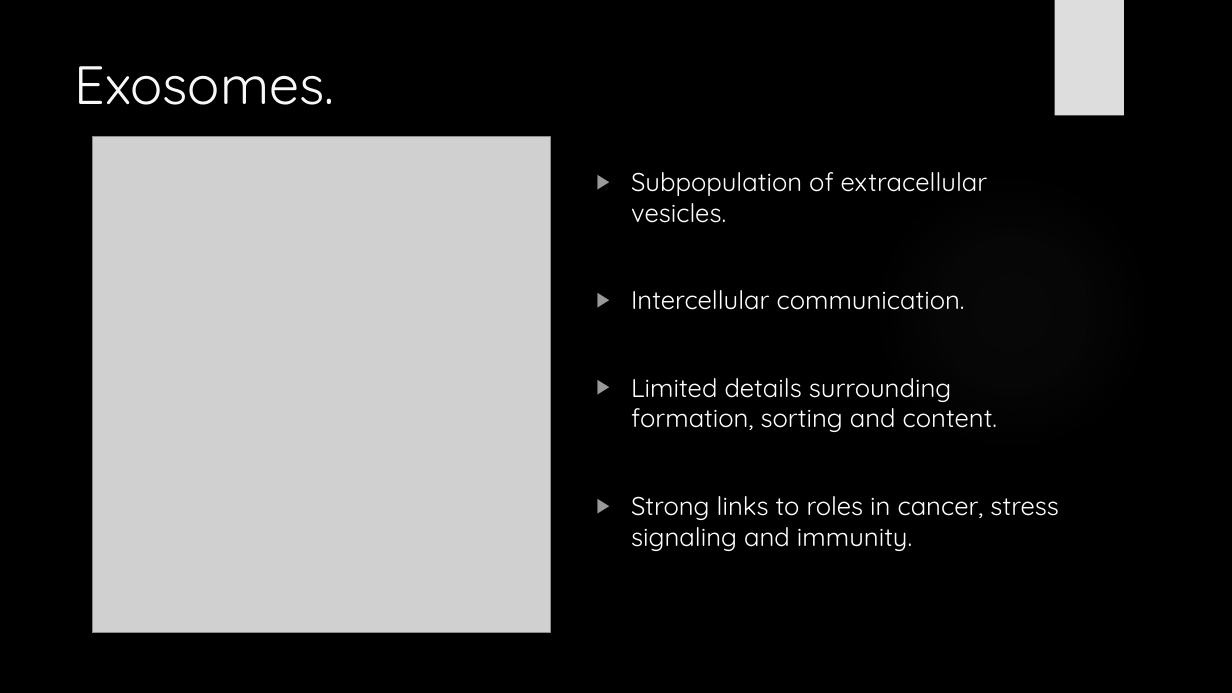
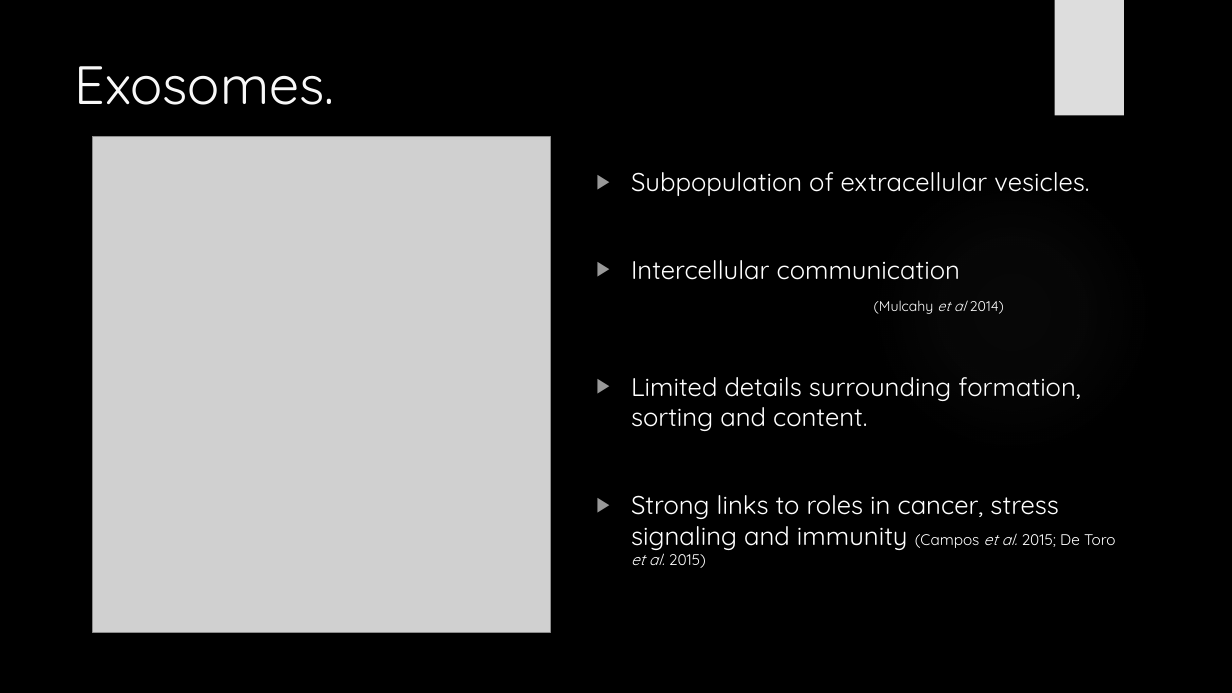
Before and after one commit to HarleyRobinson/Honours2, a slide deck: slide 2 of BackgroundInfo/JCslides.pptx. Drawn at 1232x693 pixels with LibreOffice and Linux fonts; fonts in the diff are those of the drawing; grey boxes stand for pictures; background and template pictures are left out. Boxes give left, top, right and bottom in pixels: in the first picture for what was removed or moved away, otherwise in the second. Text is boxed around its words. In the diff, an @@ line names an element or a change of style, - is before the commit and + after.

```diff
--- a/BackgroundInfo/JCslides.pptx
+++ b/BackgroundInfo/JCslides.pptx
@@ text at box(631, 260, 1004, 314): text changed @@
-▶ Intercellular communication.
+▶ Intercellular communication
+(Mulcahy et al 2014)
@@ text at box(631, 495, 1115, 568): text changed @@
-▶ Strong links to roles in cancer, stress signaling and immunity.
+▶ Strong links to roles in cancer, stress signaling and immunity (Campos et al. 2015; De Toro et al. 2015)
```
Also in this commit, not shown: 4 other slides changed, 1 other file.
